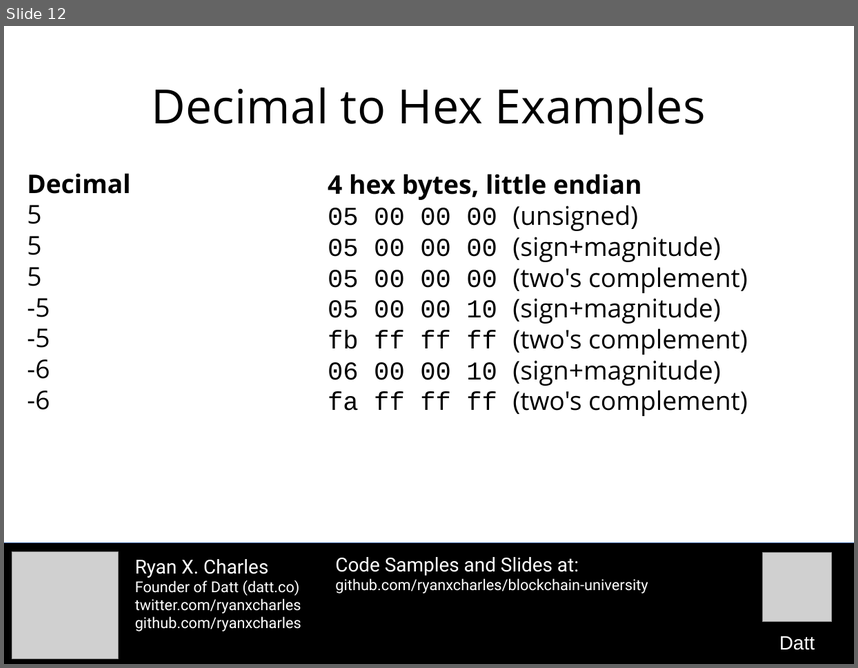
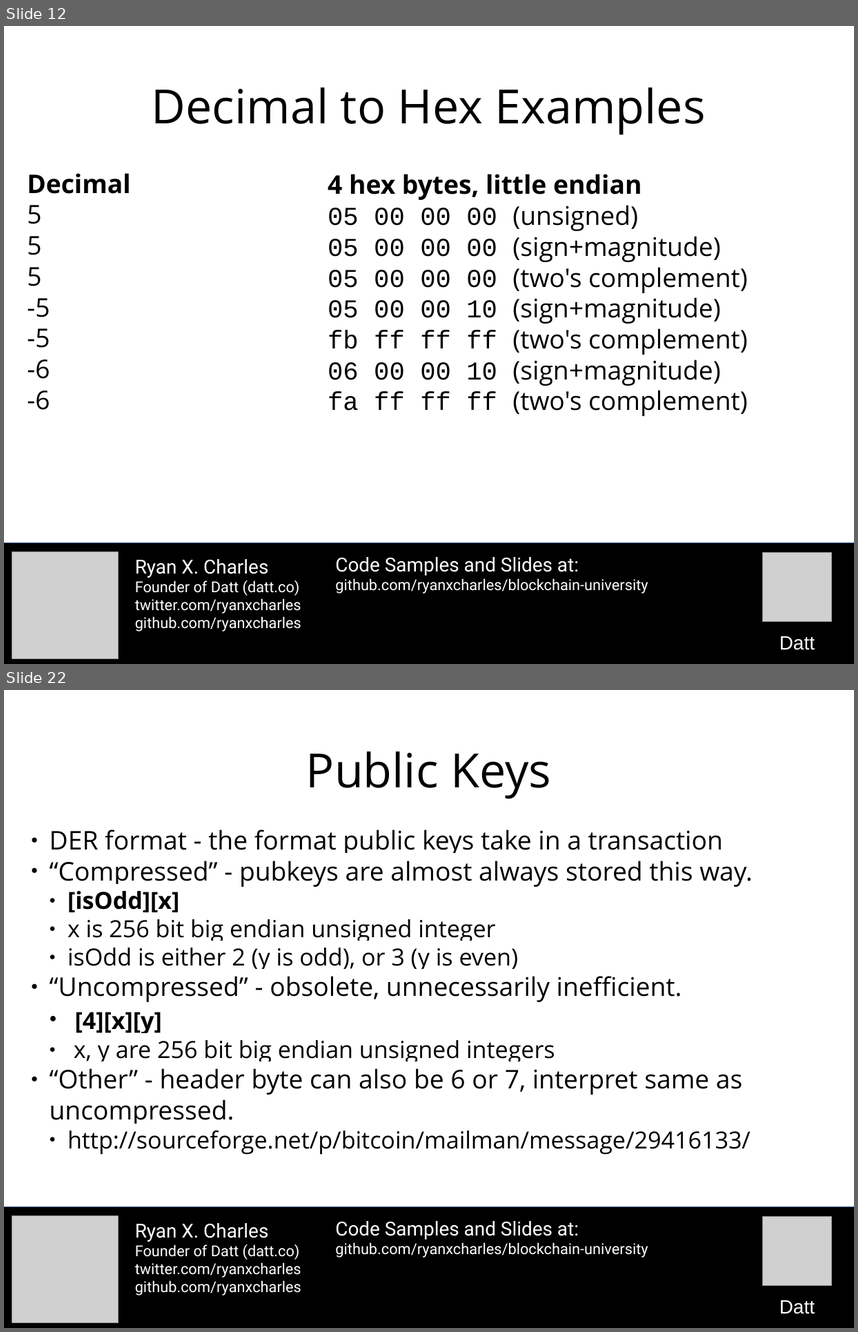
Before and after one commit to camelash/blockchain-university, a slide deck: slides/2015-10-26-transactions-and-blocks.odp. Shown one above the other, each under a label of ours: slide 12 before the commit, slides 12 and 22 after it; the slides between them are not shown. The pictures are 858x668 and 858x1332 pixels, drawn with LibreOffice and Linux fonts; fonts in the diff are those of the drawing; grey boxes stand for pictures. Boxes give left, top, right and bottom in pixels: in the first picture for what was removed or moved away, otherwise in the second. Text is boxed around its words. In the diff, an @@ line names an element or a change of style, - is before the commit and + after.

Commit message:
transactions & blocks finished

```diff
--- a/slides/2015-10-26-transactions-and-blocks.odp
+++ b/slides/2015-10-26-transactions-and-blocks.odp
@@ slide 22 added at <box>4,690,854,1328</box>, background #FFFFFF @@
@@ title added at <box>306,751,551,799</box>, 44 pt, text #000000 @@
+Public Keys
@@ subtitle added at <box>50,829,753,1154</box>, 24 pt, text #000000 @@
+● DER format - the format public keys take in a transaction
+● “Compressed” - pubkeys are almost always stored this way.
+  ● [isOdd][x]
+  ● x is 256 bit big endian unsigned integer
+  ● isOdd is either 2 (y is odd), or 3 (y is even)
+● “Uncompressed” - obsolete, unnecessarily inefficient.
+  ● [4][x][y]
+  ● x, y are 256 bit big endian unsigned integers
+● “Other” - header byte can also be 6 or 7, interpret same as uncompressed.
+  ● http://sourceforge.net/p/bitcoin/mailman/message/29416133/
@@ rectangle added at <box>4,1207,854,1328</box>, fill #000000, outline #3465A4 0 pt @@
@@ picture added at <box>12,1215,119,1323</box> @@
@@ text added at <box>135,1223,301,1295</box>, 14 pt, text #FFFFFF @@
+Ryan X. Charles
+Founder of Datt (datt.co)
+twitter.com/ryanxcharles
+github.com/ryanxcharles
@@ text added at <box>335,1221,648,1257</box>, 14 pt, text #FFFFFF @@
+Code Samples and Slides at:
+github.com/ryanxcharles/blockchain-university
@@ picture added at <box>763,1216,833,1285</box> @@
@@ text added at <box>780,1299,815,1314</box>, 18 pt, text #FFFFFF @@
+Datt
```
Also in this commit, not shown: 2 slides changed, 34 other slides added, 1 other file.
